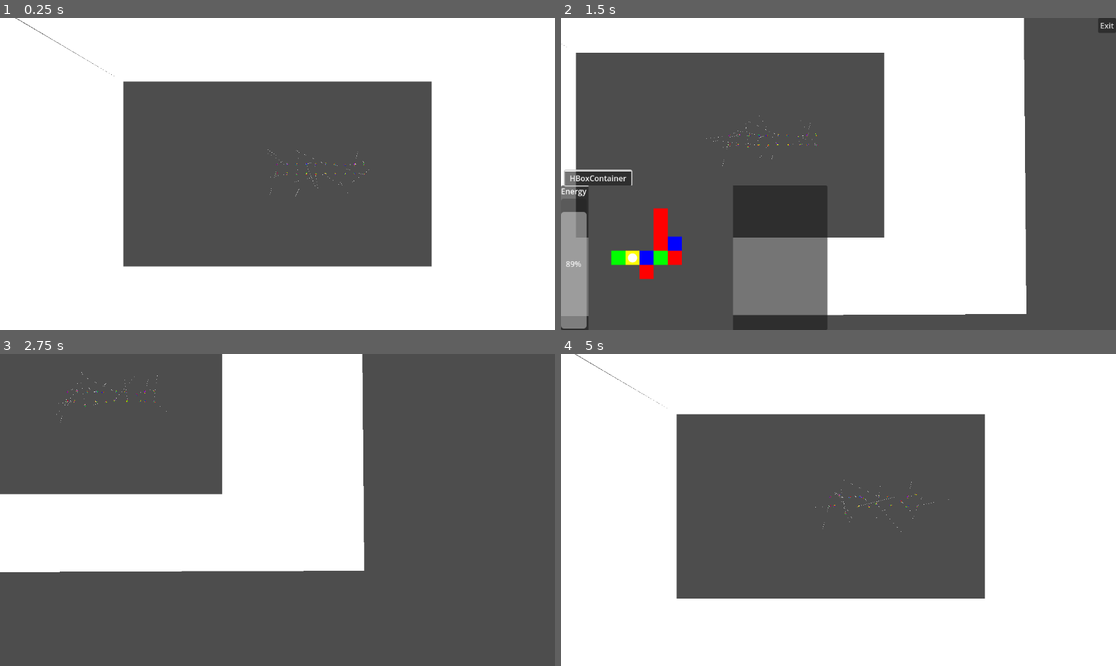
Above: before the commit, frames 1-4 (two rows, left to right).
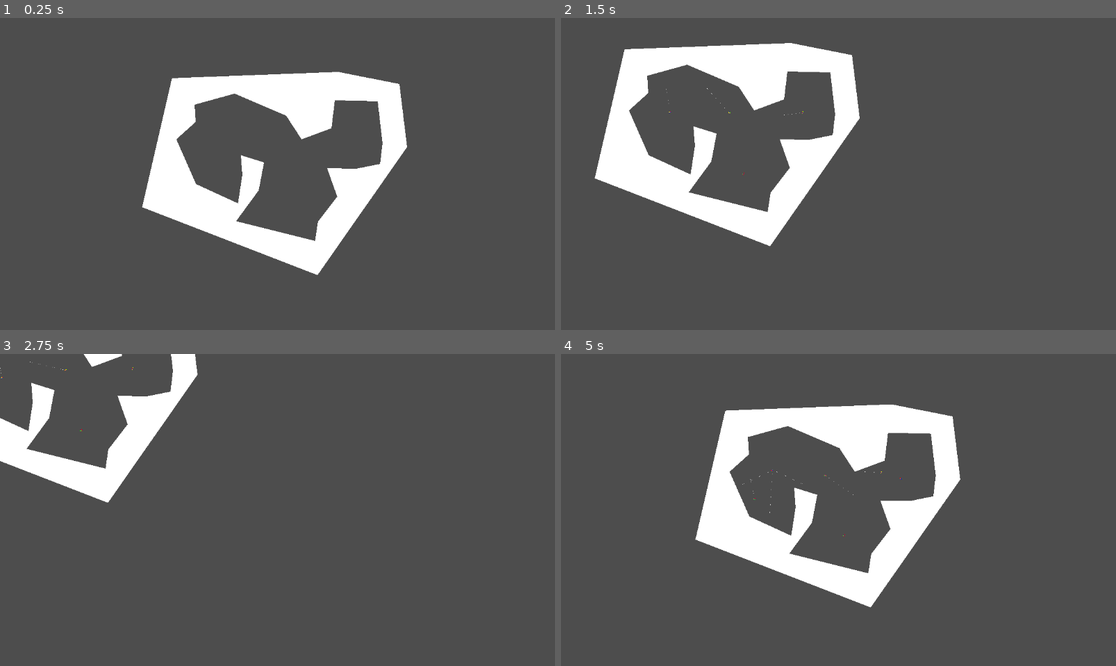
Above: after the commit, the same moments.

Repository: 06gusmog/EVOLUTIONATOR-4000
Game: Godot game, scene res://Misc/world.tscn
Same seed, same stepped clock (60 frames per second), same inputs: the game is played once before the commit and once after it.
Inputs (mouse positions are in pixels of both pictures, inside the frame that each line leads up to):
- Up to frame 1 (0.25 s): no input
- Up to frame 2 (1.5 s): tap Enter at 0.5 s; press the mouse at (838, 174) at 0.53 s; hold Right (right) 0.53-1.28 s; move the mouse to (744, 174) at 1.27 s; release the mouse at (744, 174) at 1.28 s; hold Down (down) from 1.28 s (still down); click (744, 174) at 1.35 s
- Up to frame 3 (2.75 s): move the mouse to (188, 413) at 2.02 s; release Down (down) at 2.03 s; press the mouse at (188, 413) at 2.03 s; hold Right (right) from 2.03 s (still down); tap Space (test input) at 2.1 s
- Up to frame 4 (5 s): move the mouse to (655, 400) at 2.77 s; release Right (right) at 2.78 s; release the mouse at (655, 400) at 2.78 s; hold Up (up) 2.78-3.53 s; tap Shift (zoom_in) at 2.85 s; click (655, 400) at 3.05 s; move the mouse to (655, 500) at 3.52 s; press the mouse at (655, 500) at 3.53 s; hold Left (left) from 3.53 s (still down); tap Ctrl (zoom_out) at 3.6 s; move the mouse to (766, 503) at 4.27 s; release the mouse at (766, 503) at 4.28 s; click (766, 503) at 4.35 s

The runs differ from the first frame. In frame 1, 78% of the frame differs, in the area x 0-100%, y 0-100%; in frame 2, 56%; in frame 3, 33%; in frame 4, 78%.

Commit message:
Spawn locations, global settings, bugfixes
UI crash when creatures die fixed
Print messages commented out
Several Global setting implemented
SPawn locations added
Map updated
Maybe even more that I forgot about!

Diff:
--- a/Godot/Misc/Creature.gd
+++ b/Godot/Misc/Creature.gd
@@ -2,7 +2,7 @@
 var DNA : Array
 var killing_queue : Array
 var cells : Dictionary
-var energy = 1000.0
+var energy = GlobalSettings.energy_required_to_reproduce * GlobalSettings.spawn_energy_multiplier
 var food_object
 var user_interface
 var bounding_sphere_size : float
@@ -52,10 +52,11 @@
 		]
 	line_2d.visible = false
 
+	get_parent().get_node('FoodSpawnTimer').timeout.connect(reproduce_time)
 # Called every frame. 'delta' is the elapsed time since the previous frame.
 func _process(delta):
 	clear_killing_queue()
-	line_2d.global_rotation = 0.0 # box
+	line_2d.global_rotation = 0.0 # boxD
 
 	var frame_energy_consumption = 0.0
 	for cellID in cells:
@@ -68,15 +69,22 @@
 	energy -= frame_energy_consumption * delta
 	if energy <= 0:
 		die()
-	if energy >= required_energy:
+#	if energy >= required_energy:
+#		mitosis.emit(self)
+
+func reproduce_time():
+	if energy >= GlobalSettings.energy_required_to_reproduce:
 		mitosis.emit(self)
-
 
 func _on_body_shape_entered(body_rid, body, body_shape_index, local_shape_index):
 	#print('---Collision handling start---')
 	if not body is RigidBody2D:
 		#print('---Not a creature break---')
-		return 0
+		return
+	#print(body)
+	if body.get_child_count() < body_shape_index+2:
+		print('Ahh fuck')
+		body.die()
 	var local_cell = get_child(local_shape_index+1)
 	var body_cell = body.get_child(body_shape_index+1)
 	#print(body_cell)
@@ -112,7 +120,7 @@
 		var groups_of_cells = []
 		for cellID in cells:
 			var cell = cells[cellID]
-			print(cell.position)
+			#print(cell.position)
 			var groups_it_fit = []
 			var i = 0
 			for group in groups_of_cells:
@@ -125,13 +133,13 @@
 						break
 				i += 1
 			if len(groups_it_fit) == 0: # If it didnt match any group
-				print('First')
+				#print('First')
 				groups_of_cells.append([cell])
 			elif len(groups_it_fit) == 1: # If it only matched one group
-				print('Second')
+				#print('Second')
 				groups_of_cells[groups_it_fit[0]].append(cell)
 			else: # If it matched multiple groups
-				print('Third')
+				#print('Third')
 				var new_group = []
 				groups_it_fit.reverse()
 				for group_index in groups_it_fit:
--- a/Godot/Misc/FoodObject.gd
+++ b/Godot/Misc/FoodObject.gd
@@ -8,6 +8,8 @@
 	var instantiated_food_bit = FOOD_BIT.instantiate()
 	instantiated_food_bit.position = food_position
 	add_child(instantiated_food_bit)
+	if get_child_count() > GlobalSettings.food_cap:
+		eat_food(0)
 
 func eat_food(index : int):
 	var food_to_eat = get_child(index)
@@ -24,7 +26,7 @@
 		#print(local_shape_index)
 		#print(get_child_count())
 		var energy_to_eat = eat_food(local_shape_index)
-		print(energy_to_eat)
+		#print(energy_to_eat)
 		body.energy += energy_to_eat
 	else:
 		#print('Food in the wall')
--- a/Godot/Misc/SimulationHandler.gd
+++ b/Godot/Misc/SimulationHandler.gd
@@ -12,6 +12,7 @@
 @onready var camera_2d = $Camera2D
 @export var camera_move_speed = 5.0
 @onready var food_object = $FoodObject
+@onready var spawnpoints = $Spawnpoints
 
 var noise = FastNoiseLite.new()
 
@@ -22,9 +23,6 @@
 	noise.fractal_octaves = 1
 	noise.fractal_gain = 0.5
 	noise.fractal_lacunarity = 2
-
-	for i in range(creature_amount):
-		create_creature(generate_random_DNA(creature_size), Vector2((i % 10)*20, int(i / 10) * -20))
 
 func _process(delta):
 	camera_2d.position += Input.get_vector( 'left', 'right', 'up', 'down') * camera_move_speed * 1/camera_2d.zoom
@@ -100,6 +98,7 @@
 
 func _on_mitosis(creature:):
 	var new_DNA = creature.DNA
+	creature.energy = creature.energy / 2
 	print('MITOSIS')
 
 	#Chance to remove a cell
@@ -145,3 +144,14 @@
 func _on_food_spawn_timer_timeout():
 	for x in range(GlobalSettings.food_spawn_burst_size):
 		spawn_food()
+
+
+func _on_spawn_timer_timeout():
+	for spawn in spawnpoints.get_children():
+		if spawn is Timer:
+			continue
+		var overlapping_bodies = spawn.get_child(0).get_overlapping_bodies()
+		if overlapping_bodies == []:
+			create_creature(generate_random_DNA(GlobalSettings.creature_spawn_size), spawn.position)
+		elif len(overlapping_bodies) == 1 and food_object in overlapping_bodies:
+			create_creature(generate_random_DNA(GlobalSettings.creature_spawn_size), spawn.position)
--- a/Godot/Misc/UserInterface.gd
+++ b/Godot/Misc/UserInterface.gd
@@ -42,9 +42,10 @@
 
 
 func creature_clicked(creature):
-	if visible:
-		creature_selected.get_child(0).get_child(0).visible = false
-		creature_selected.cell_death.disconnect(_on_cell_death)
+	if is_instance_valid(creature_selected):
+		if creature_selected.get_child(0).get_child(0).visible:
+			creature_selected.get_child(0).get_child(0).visible = false
+			creature_selected.cell_death.disconnect(_on_cell_death)
 	visible = true
 	creature.get_child(0).get_child(0).visible = true
 	creature_selected = creature
@@ -61,7 +62,7 @@
 func _on_cell_death(cellID):
 	load_creature(creature_selected)
 
-func _on_exit_button_pressed(): #TODO: Save simulation state to a txt file, so we don't lose all progress?
-	visible = false
+func _on_exit_button_pressed():
+	#visible = false
 	creature_selected.get_child(0).get_child(0).visible = false
 	creature_selected.cell_death.disconnect(_on_cell_death)
--- a/Godot/Misc/creature.tscn
+++ b/Godot/Misc/creature.tscn
@@ -1,9 +1,14 @@
-[gd_scene load_steps=2 format=3 uid="uid://r62hikyhlssk"]
+[gd_scene load_steps=3 format=3 uid="uid://r62hikyhlssk"]
 
 [ext_resource type="Script" path="res://Misc/Creature.gd" id="1_2isnp"]
 
+[sub_resource type="PhysicsMaterial" id="PhysicsMaterial_cf5g3"]
+friction = 0.1
+bounce = 0.1
+
 [node name="Creature" type="RigidBody2D"]
 input_pickable = true
+physics_material_override = SubResource("PhysicsMaterial_cf5g3")
 max_contacts_reported = 10
 contact_monitor = true
 linear_damp = 10.0
--- a/Godot/Misc/world.tscn
+++ b/Godot/Misc/world.tscn
@@ -1,8 +1,11 @@
-[gd_scene load_steps=6 format=3 uid="uid://dqhflav3j0b86"]
+[gd_scene load_steps=7 format=3 uid="uid://dqhflav3j0b86"]
 
 [ext_resource type="Script" path="res://Misc/SimulationHandler.gd" id="1_yl8cj"]
 [ext_resource type="PackedScene" uid="uid://bgpjpvrhc2ioi" path="res://Misc/food_object.tscn" id="2_8ygnx"]
 [ext_resource type="Script" path="res://Misc/UserInterface.gd" id="3_6vnwv"]
+
+[sub_resource type="CircleShape2D" id="CircleShape2D_rjn3i"]
+radius = 19.0263
 
 [sub_resource type="PhysicsMaterial" id="PhysicsMaterial_06e6h"]
 
@@ -13,6 +16,44 @@
 script = ExtResource("1_yl8cj")
 creature_amount = 20
 creature_size = 10
+
+[node name="Spawnpoints" type="Node2D" parent="."]
+
+[node name="Spawn 1" type="Node2D" parent="Spawnpoints"]
+position = Vector2(29, 61)
+
+[node name="Area2D" type="Area2D" parent="Spawnpoints/Spawn 1"]
+
+[node name="CollisionShape2D" type="CollisionShape2D" parent="Spawnpoints/Spawn 1/Area2D"]
+shape = SubResource("CircleShape2D_rjn3i")
+
+[node name="Spawn 2" type="Node2D" parent="Spawnpoints"]
+position = Vector2(156, -67)
+
+[node name="Area2D" type="Area2D" parent="Spawnpoints/Spawn 2"]
+
+[node name="CollisionShape2D" type="CollisionShape2D" parent="Spawnpoints/Spawn 2/Area2D"]
+shape = SubResource("CircleShape2D_rjn3i")
+
+[node name="Spawn 3" type="Node2D" parent="Spawnpoints"]
+position = Vector2(-121, -75)
+
+[node name="Area2D" type="Area2D" parent="Spawnpoints/Spawn 3"]
+
+[node name="CollisionShape2D" type="CollisionShape2D" parent="Spawnpoints/Spawn 3/Area2D"]
+shape = SubResource("CircleShape2D_rjn3i")
+
+[node name="SpawnTimer" type="Timer" parent="Spawnpoints"]
+wait_time = 5.0
+autostart = true
+
+[node name="Spawn 4" type="Node2D" parent="Spawnpoints"]
+position = Vector2(0, -67)
+
+[node name="Area2D" type="Area2D" parent="Spawnpoints/Spawn 4"]
+
+[node name="CollisionShape2D" type="CollisionShape2D" parent="Spawnpoints/Spawn 4/Area2D"]
+shape = SubResource("CircleShape2D_rjn3i")
 
 [node name="Camera2D" type="Camera2D" parent="."]
 
@@ -25,11 +66,11 @@
 [node name="StaticBody2D" type="StaticBody2D" parent="."]
 physics_material_override = SubResource("PhysicsMaterial_06e6h")
 
-[node name="CollisionPolygon2D" type="CollisionPolygon2D" parent="StaticBody2D"]
-polygon = PackedVector2Array(-320, -192, -320, 192, 320, 192, 320, -192, -320, -192, -633, -378, 609, -353, 615, 351, -650, 356, -633, -378, -633, -378)
+[node name="Polygon2D" type="Polygon2D" parent="StaticBody2D"]
+polygon = PackedVector2Array(208, -151, 119, -153, 112, -95, 50, -72, 18, -121, -89, -167, -172, -144, -170, -108, -210, -72, -169, 21, -82, 61, -73, 2, -76, -39, -28, -24, -39, 34, -86, 98, 78, 139, 84, 99, 124, 47, 103, -12, 164, -11, 213, -21, 218, -64, 269, -56, 83, 210, -281, 69, -219, -199, 126, -212, 253, -187, 269, -56, 218, -64)
 
-[node name="Polygon2D" type="Polygon2D" parent="StaticBody2D"]
-polygon = PackedVector2Array(-320, -192, -320, 192, 320, 192, 320, -192, -320, -192, -633, -378, 609, -353, 615, 351, -650, 356, -633, -376)
+[node name="CollisionPolygon2D2" type="CollisionPolygon2D" parent="StaticBody2D"]
+polygon = PackedVector2Array(208, -151, 119, -153, 112, -95, 50, -72, 18, -121, -89, -167, -172, -144, -170, -108, -210, -72, -169, 21, -82, 61, -73, 2, -76, -39, -28, -24, -39, 34, -86, 98, 78, 139, 84, 99, 124, 47, 103, -12, 164, -11, 213, -21, 218, -64, 269, -56, 83, 210, -281, 69, -219, -199, 126, -212, 253, -187, 269, -56, 218, -64)
 
 [node name="CanvasLayer" type="CanvasLayer" parent="."]
 process_priority = 1
@@ -98,5 +139,6 @@
 
 [node name="Creature Sim" type="Node2D" parent="CanvasLayer/UserInterface/Creature View"]
 
+[connection signal="timeout" from="Spawnpoints/SpawnTimer" to="." method="_on_spawn_timer_timeout"]
 [connection signal="timeout" from="FoodSpawnTimer" to="." method="_on_food_spawn_timer_timeout"]
 [connection signal="pressed" from="CanvasLayer/UserInterface/Exit Button" to="CanvasLayer/UserInterface" method="_on_exit_button_pressed"]
--- a/Godot/Standards/global_settings.gd
+++ b/Godot/Standards/global_settings.gd
@@ -7,8 +7,10 @@
 var energy_required_to_reproduce = 1100.0
 var energy_dropped_on_cell_death = 100.0 #This should probably be a percentage of the stored energy
 var cell_weight = 1.0
+var spawn_energy_multiplier = 0.5
 
 var food_spawn_burst_size = 50
+var creature_spawn_size = 10
 
 # Mutation
 var mutation_chance_multiplier = 10
@@ -19,3 +21,11 @@
 	'type_switch': 5,
 	'special_sauce_digit_change': 1
 	}
+
+# Physics
+var simulation_speed = 5
+var food_cap = 1000
+
+func _ready():
+	Engine.time_scale = simulation_speed
+	Engine.physics_ticks_per_second = Engine.physics_ticks_per_second * simulation_speed
